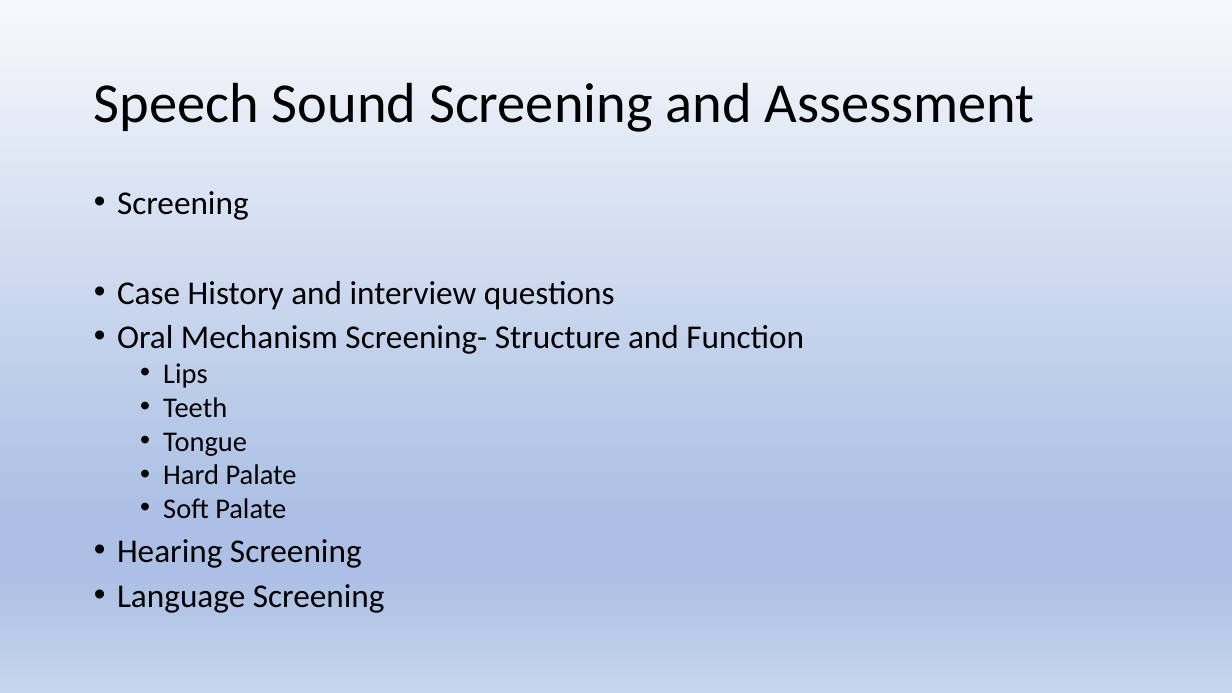
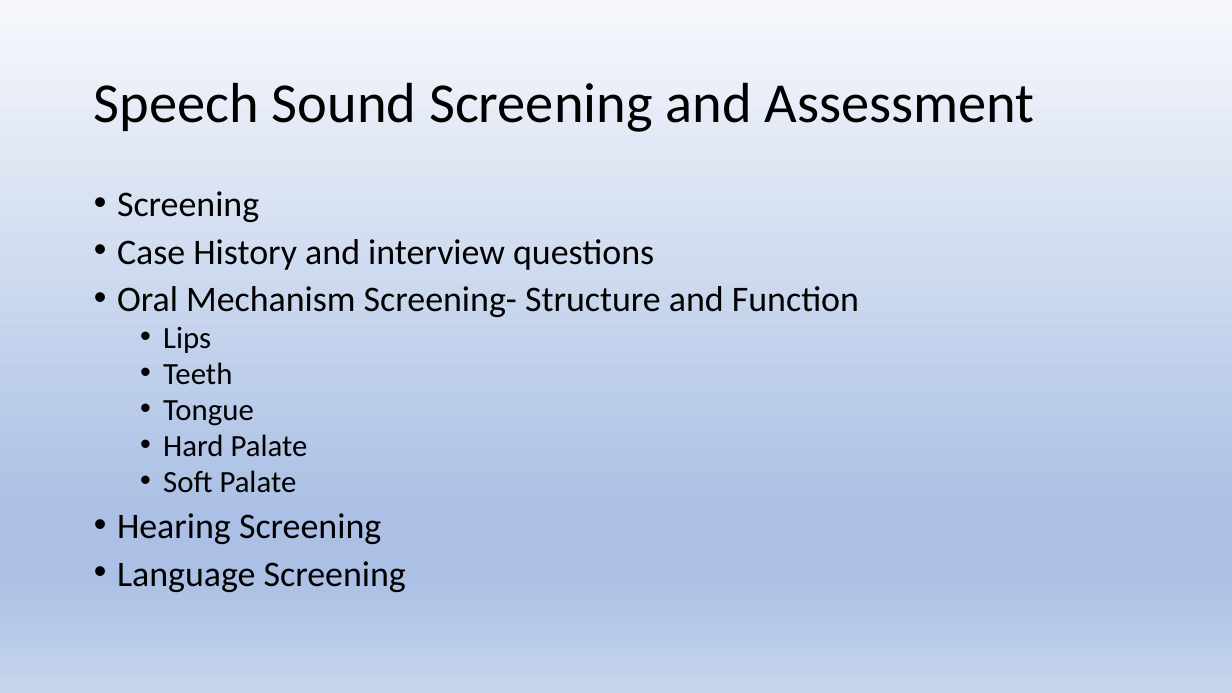
Before and after one commit to Jim-Wright90/cds431_sp22, a slide deck: slide 17 of slides/cds431_week2_1.pptx (slide 24 before the commit). Drawn at 1232x693 pixels with LibreOffice and Linux fonts; fonts in the diff are those of the drawing. Boxes give left, top, right and bottom in pixels: in the first picture for what was removed or moved away, otherwise in the second. Text is boxed around its words. In the diff, an @@ line names an element or a change of style, - is before the commit and + after.

```diff
--- a/slides/cds431_week2_1.pptx
+++ b/slides/cds431_week2_1.pptx
@@ text "Screening" at <box>117,191,859,592</box>: size 25.9 to 28 pt in "Screening", "Case History and interview questions", "Oral Mechanism Screening- Structure and Function", "Hearing Screening" and 1 more places; size 22.2 to 24 pt in "Lips", "Teeth", "Tongue", "Hard Palate" and 1 more places @@
```
Also in this commit, not shown: 12 other slides changed, 1 slide added, 8 slides removed, 1 other file.
